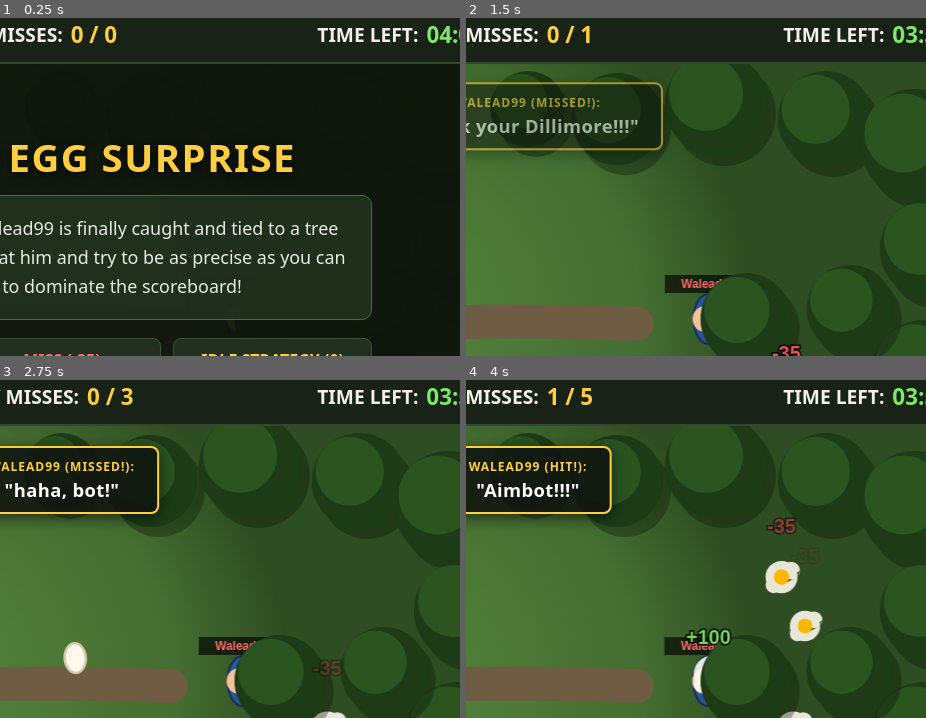
Above: before the commit, frames 1-4 (two rows, left to right).
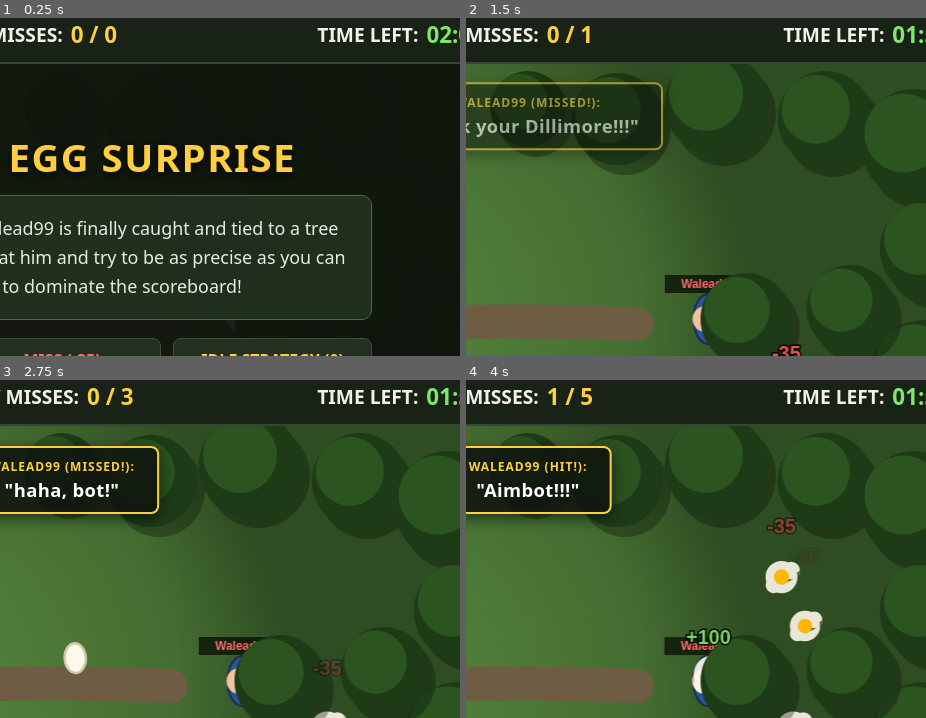
Above: after the commit, the same moments.

Repository: mixerwap-maker/waleadbrowsergame
Game: browser game, page walead_egg_surprise.html
The game is run twice, just before and just after one commit, with the same random seed, the same clock (stepped at 60 frames per second) and the same inputs.
Inputs:
- Up to frame 1 (0.25 s): no input
- Up to frame 2 (1.5 s): click "START THROWING EGGS" at 0.27 s; tap Space at 1.1 s
- Up to frame 3 (2.75 s): tap Space at 1.6, 2.1, 2.6 s
- Up to frame 4 (4 s): tap Space at 3.1, 3.6 s
The pictures show only the part of the screen within x 43-93%, y 3-53%; the shares and areas given below are measured in that part.

The runs differ from the first frame. In frame 1, less than 0.1% of the frame differs, in the area x 95-99%, y 2-8%; in frame 2, less than 0.1%; in frame 3, less than 0.1%; in frame 4, less than 0.1%.

Commit message:
Update walead_egg_surprise.html

Diff:
--- a/walead_egg_surprise.html
+++ b/walead_egg_surprise.html
@@ -356,7 +356,7 @@
     </div>
     <div class="hud-box">
       <span>TIME LEFT:</span>
-      <span id="timer-display" class="hud-value">04:00</span>
+      <span id="timer-display" class="hud-value">02:00</span>
     </div>
   </div>
 
@@ -550,7 +550,7 @@
   const canvas = document.getElementById("gameCanvas");
   const ctx = canvas.getContext("2d");
 
-  const GAME_DURATION = 240; // 4 minutes in seconds
+  const GAME_DURATION = 120; // 4 minutes in seconds
   const POINTS_HIT = 100;
   const POINTS_MISS = -35;
 
